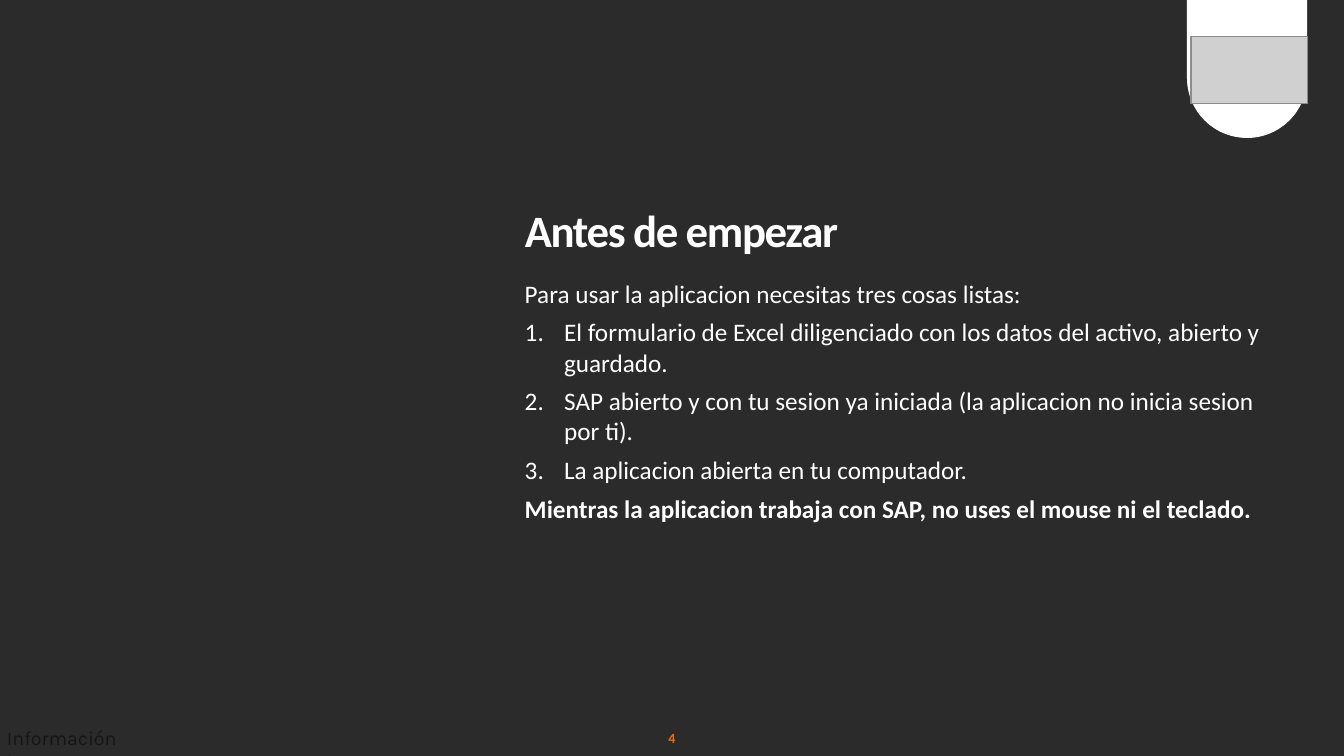
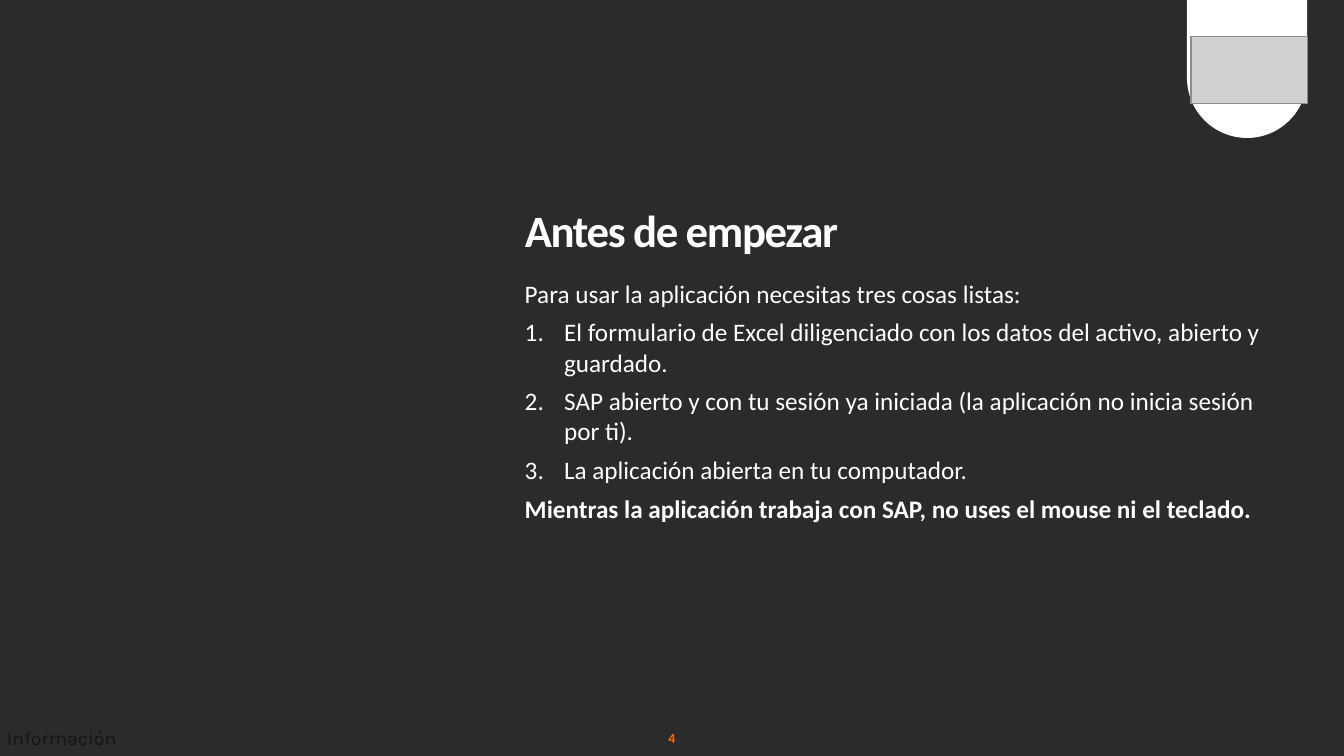
Before and after one commit to santirogu/activos-propios-py, a slide deck: slide 4 of Guia_Usuario_Gestion_Activos_Fijos.pptx. Drawn at 1344x756 pixels with LibreOffice and Linux fonts; fonts in the diff are those of the drawing; grey boxes stand for pictures; background and template pictures are left out; a plain dark background stands for a picture behind light text. Boxes give left, top, right and bottom in pixels: in the first picture for what was removed or moved away, otherwise in the second. Text is boxed around its words. In the diff, an @@ line names an element or a change of style, - is before the commit and + after.

```diff
--- a/Guia_Usuario_Gestion_Activos_Fijos.pptx
+++ b/Guia_Usuario_Gestion_Activos_Fijos.pptx
@@ text at [525,285,1021,307]: text changed @@
-Para usar la aplicacion necesitas tres cosas listas:
+Para usar la aplicación necesitas tres cosas listas:
@@ text at [525,392,1254,523]: text changed @@
-2. SAP abierto y con tu sesion ya iniciada (la aplicacion no inicia sesion por ti).
-3. La aplicacion abierta en tu computador.
-Mientras la aplicacion trabaja con SAP, no uses el mouse ni el teclado.
+2. SAP abierto y con tu sesión ya iniciada (la aplicación no inicia sesión por ti).
+3. La aplicación abierta en tu computador.
+Mientras la aplicación trabaja con SAP, no uses el mouse ni el teclado.
```
Also in this commit, not shown: 10 other slides changed, 3 other files.
